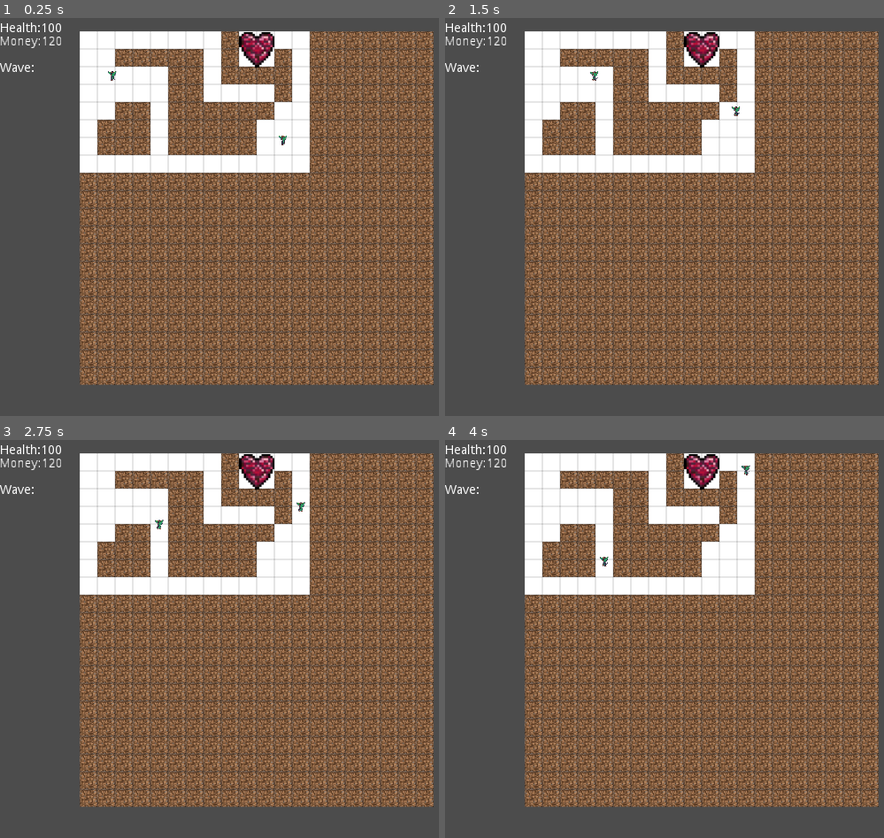
Above: before the commit, frames 1-4 (two rows, left to right).
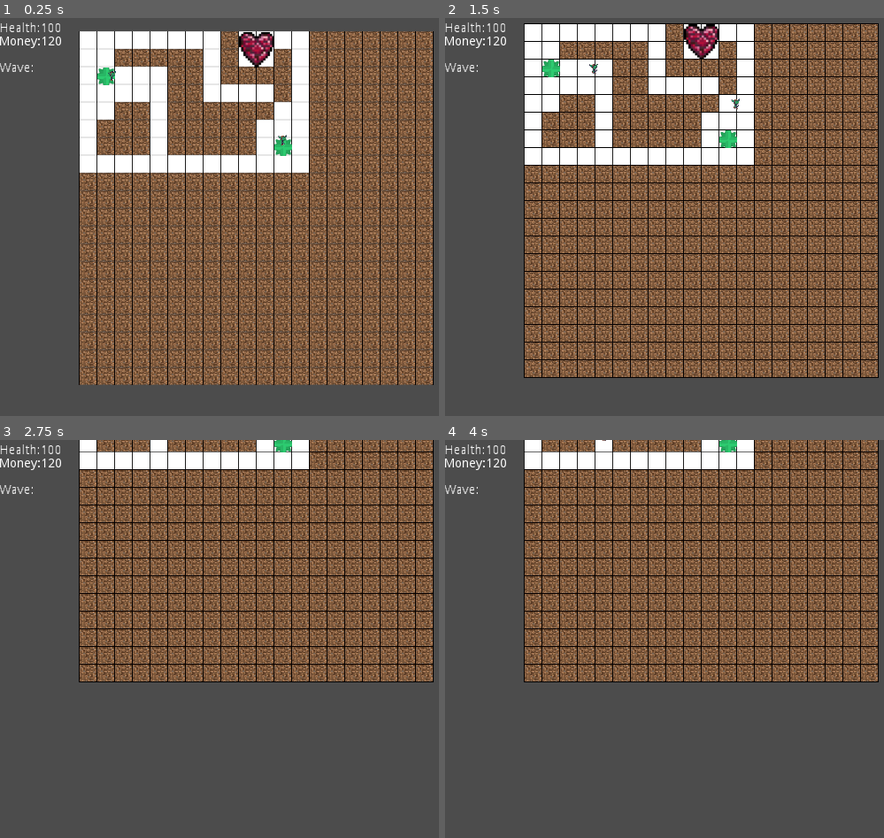
Above: after the commit, the same moments.

Repository: Mynijo/DeepMines
Game: Godot game, scene res://terrain/map.tscn
The game is run twice, just before and just after one commit, with the same random seed, the same clock (stepped at 60 frames per second) and the same inputs.
Inputs (mouse positions are in pixels of both pictures, inside the frame that each line leads up to):
- Up to frame 1 (0.25 s): no input
- Up to frame 2 (1.5 s): move the mouse to (800, 37) at 0.52 s; click (800, 37) at 0.67 s; move the mouse to (800, 392) at 1.27 s; click (800, 392) at 1.42 s
- Up to frame 3 (2.75 s): move the mouse to (425, 551) at 2.02 s; click (425, 551) at 2.17 s
- Up to frame 4 (4 s): move the mouse to (765, 718) at 2.77 s; click (765, 718) at 2.92 s; move the mouse to (outside the picture) at 3.52 s; click (outside the picture) at 3.67 s

The runs differ from the first frame. In frame 1, 15% of the frame differs, in the area x 0-99%, y 1-93%; in frame 2, 46%; in frame 3, 60%; in frame 4, 60%, in the area x 0-99%, y 0-93%.

Commit message:
Added new Camera movement

Diff:
--- a/buildings/spawner/Enemy_Base.gd
+++ b/buildings/spawner/Enemy_Base.gd
@@ -26,3 +26,4 @@
 	enemys.erase(_enemy)
 	if enemys.empty() and buliding_on_death:
 		emit_signal('Spawn_Building', buliding_on_death, cor)
+		queue_free()
--- a/buildings/spawner/Enemy_Base.tscn
+++ b/buildings/spawner/Enemy_Base.tscn
@@ -7,7 +7,7 @@
 [sub_resource type="AtlasTexture" id=1]
 flags = 4
 atlas = ExtResource( 1 )
-region = Rect2( 780, 1420, 40, 40 )
+region = Rect2( 460, 1227, 40, 40 )
 
 [node name="Enemy_Base" instance=ExtResource( 2 )]
 script = ExtResource( 3 )
--- a/player/player.gd
+++ b/player/player.gd
@@ -39,16 +39,32 @@
 	position = new_pos
 
 func _on_Area2DTop_mouse_entered():
-	velocity = Vector2(0, -1)
+	velocity += Vector2(0, -1)
 
 
 func _on_Area2DTop_mouse_exited():
-	velocity = Vector2(0, 0)
+	velocity += Vector2(0, +1)
 
 
 func _on_Area2DBottom_mouse_entered():
-	velocity = Vector2(0, 1)
+	velocity += Vector2(0, +1)
 
 
 func _on_Area2DBottom_mouse_exited():
-	velocity = Vector2(0, 0)
+	velocity += Vector2(0, -1)
+
+
+func _on_Area2DLeft_mouse_entered():
+	velocity += Vector2(-1, 0)
+
+
+func _on_Area2DLeft_mouse_exited():
+	velocity += Vector2(1, 0)
+
+
+func _on_Area2D2Right_mouse_entered():
+	velocity += Vector2(1, 0)
+
+
+func _on_Area2D2Right_mouse_exited():
+	velocity += Vector2(-1, 0)
--- a/player/player.tscn
+++ b/player/player.tscn
@@ -1,9 +1,15 @@
-[gd_scene load_steps=3 format=2]
+[gd_scene load_steps=5 format=2]
 
 [ext_resource path="res://Player/Player.gd" type="Script" id=1]
 
 [sub_resource type="RectangleShape2D" id=1]
 extents = Vector2( 800, 50 )
+
+[sub_resource type="RectangleShape2D" id=2]
+extents = Vector2( 50, 450 )
+
+[sub_resource type="RectangleShape2D" id=3]
+extents = Vector2( 50, 450 )
 
 [node name="Player" type="Node2D"]
 script = ExtResource( 1 )
@@ -49,9 +55,7 @@
 position = Vector2( 1, 450 )
 offset = Vector2( 800, 0 )
 current = true
-limit_left = -800
-limit_top = 0
-limit_right = 800
+limit_top = -100
 
 [node name="Area2DTop" type="Area2D" parent="Camera"]
 collision_layer = 2147483664
@@ -66,7 +70,23 @@
 [node name="CollisionShapeBottom" type="CollisionShape2D" parent="Camera/Area2DBottom"]
 position = Vector2( 800, 400 )
 shape = SubResource( 1 )
+
+[node name="Area2DLeft" type="Area2D" parent="Camera"]
+
+[node name="CollisionShapeLeft" type="CollisionShape2D" parent="Camera/Area2DLeft"]
+position = Vector2( 50, 0 )
+shape = SubResource( 2 )
+
+[node name="Area2D2Right" type="Area2D" parent="Camera"]
+
+[node name="CollisionShapeRigth" type="CollisionShape2D" parent="Camera/Area2D2Right"]
+position = Vector2( 1550, 0 )
+shape = SubResource( 3 )
 [connection signal="mouse_entered" from="Camera/Area2DTop" to="." method="_on_Area2DTop_mouse_entered"]
 [connection signal="mouse_exited" from="Camera/Area2DTop" to="." method="_on_Area2DTop_mouse_exited"]
 [connection signal="mouse_entered" from="Camera/Area2DBottom" to="." method="_on_Area2DBottom_mouse_entered"]
 [connection signal="mouse_exited" from="Camera/Area2DBottom" to="." method="_on_Area2DBottom_mouse_exited"]
+[connection signal="mouse_entered" from="Camera/Area2DLeft" to="." method="_on_Area2DLeft_mouse_entered"]
+[connection signal="mouse_exited" from="Camera/Area2DLeft" to="." method="_on_Area2DLeft_mouse_exited"]
+[connection signal="mouse_entered" from="Camera/Area2D2Right" to="." method="_on_Area2D2Right_mouse_entered"]
+[connection signal="mouse_exited" from="Camera/Area2D2Right" to="." method="_on_Area2D2Right_mouse_exited"]
